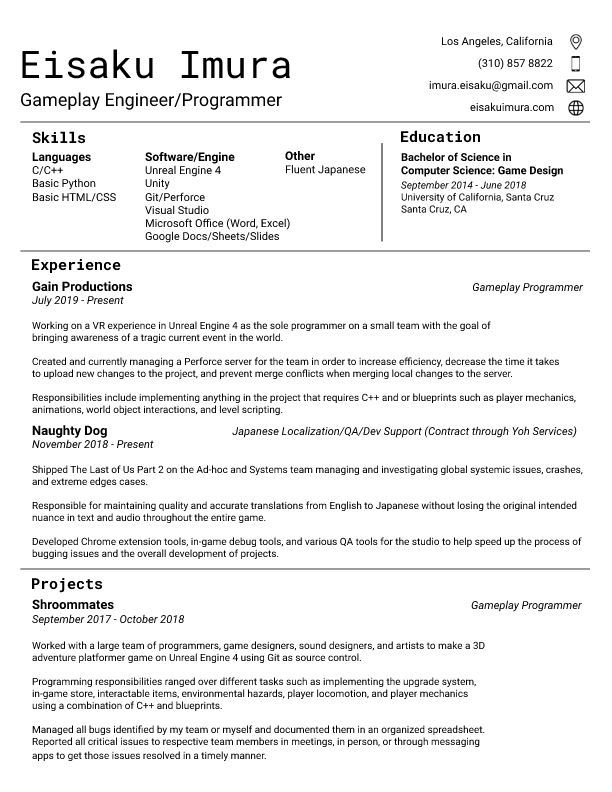
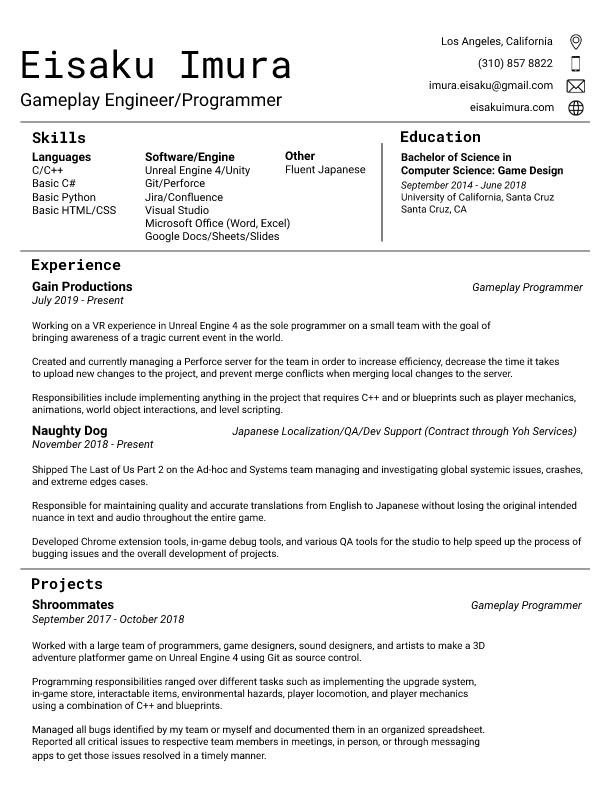
Layers edited between the first and the second (612, 792) image:
renamed "Software/Engine Unreal Engine 4" to "Software/Engine Unreal Engine 4/", painted on it over [145, 166, 250, 202]
renamed "Languages C/C++ Basic Python Bas" to "Languages C/C++ Basic C# Basic P", painted on it over [33, 178, 116, 215]
